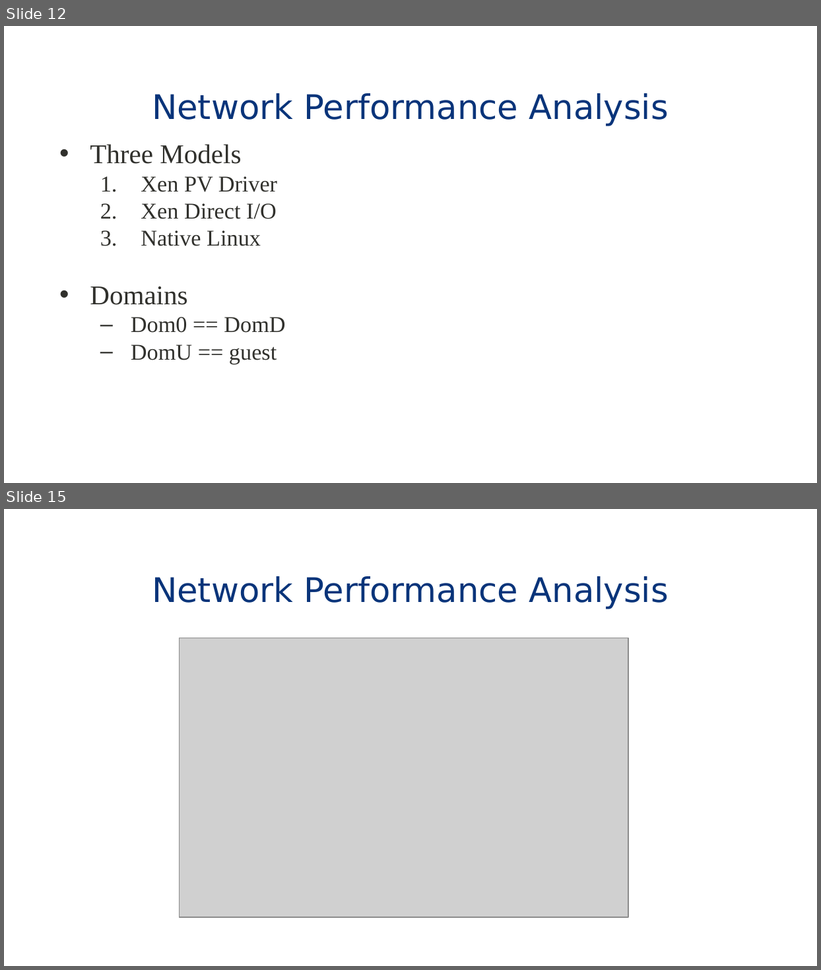
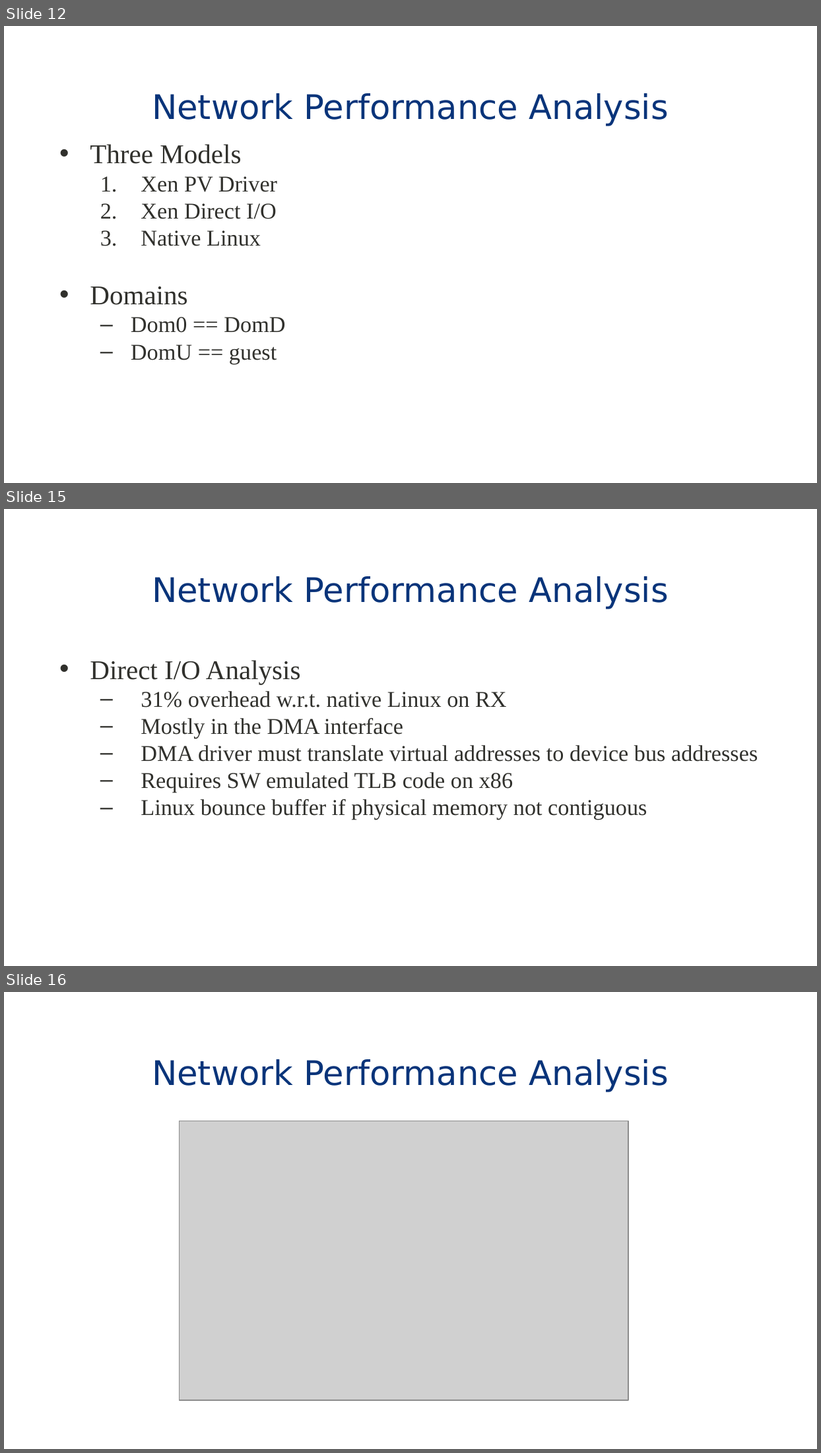
Before and after one commit to eddie-c-davis/cs-advos, a slide deck: presentations/Bridging.pptx. Shown one above the other, each under a label of ours: slides 12 and 15 before the commit, slides 12, 15 and 16 after it; the slides between them are not shown. The pictures are 821x970 and 821x1453 pixels, drawn with LibreOffice and Linux fonts; fonts in the diff are those of the drawing; grey boxes stand for pictures; background and template pictures are left out. Boxes give left, top, right and bottom in pixels: in the first picture for what was removed or moved away, otherwise in the second. Text is boxed around its words. In the diff, an @@ line names an element or a change of style, - is before the commit and + after.

```diff
--- a/presentations/Bridging.pptx
+++ b/presentations/Bridging.pptx
@@ slide 15 added at <box>4,509,817,966</box>, background #FFFFFF; not listed: 1 template element that a slide beside it also shows @@
@@ title added at <box>152,576,669,609</box>, 30 pt, text #09347A @@
+Network Performance Analysis
@@ text added at <box>90,660,758,820</box>, 20 pt, text #30302C @@
+• Direct I/O Analysis
+  – 31% overhead w.r.t. native Linux on RX
+  – Mostly in the DMA interface
+  – DMA driver must translate virtual addresses to device bus addresses
+  – Requires SW emulated TLB code on x86
+  – Linux bounce buffer if physical memory not contiguous
@@ what was slide 15 is now slide 16 @@
```
Also in this commit, not shown: 6 slides changed, 6 other slides added.
